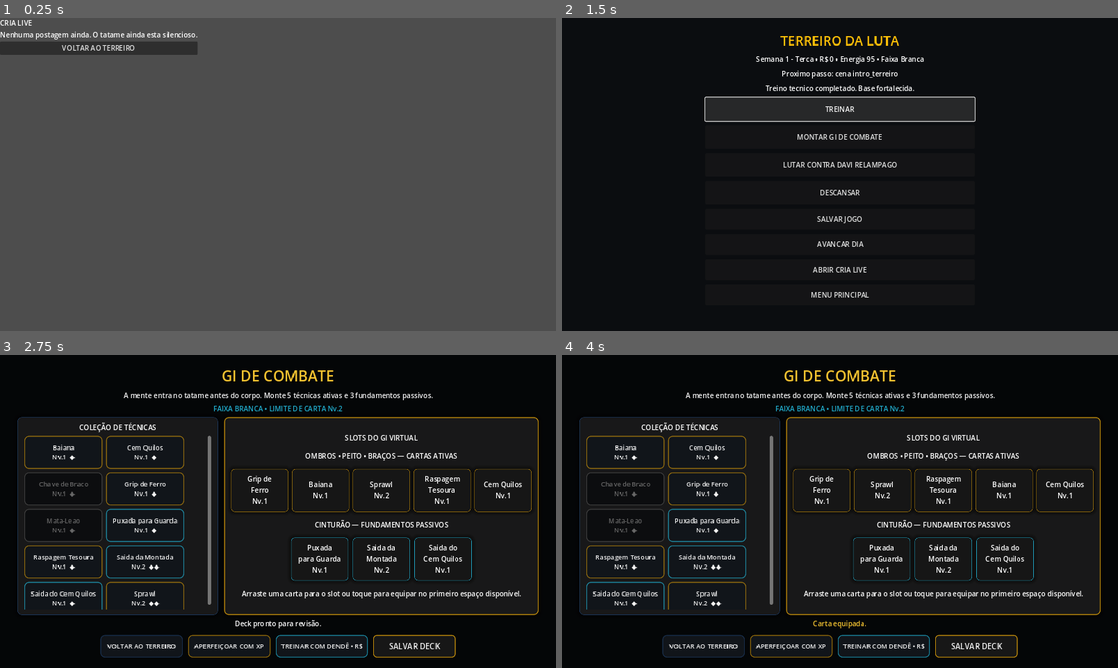
Above: before the commit, frames 1-4 (two rows, left to right).
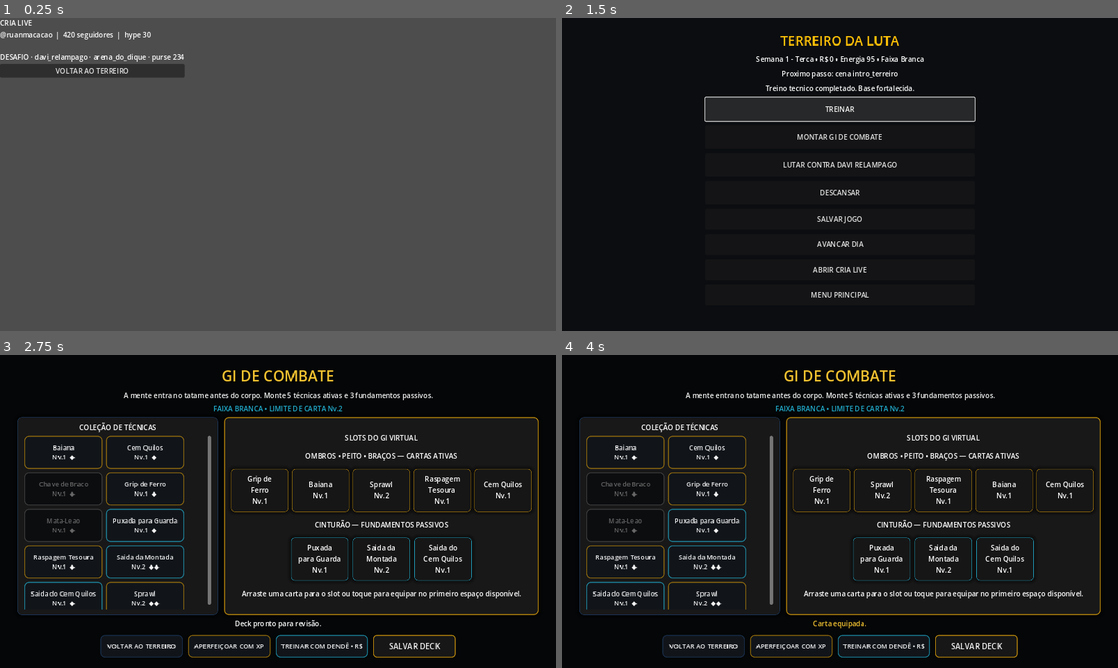
Above: after the commit, the same moments.

Repository: ringuemkt-rgb/cria-do-tatame
Game: Godot game, scene res://scenes/ui/CriaLiveUI.tscn
The game is run twice, just before and just after one commit, with the same random seed, the same clock (stepped at 60 frames per second) and the same inputs. This scene is started directly instead of the project's main scene.
Inputs:
- Up to frame 1 (0.25 s): no input
- Up to frame 2 (1.5 s): click "VOLTAR AO TERREIRO" at 0.5 s; click "TREINAR" at 1.25 s
- Up to frame 3 (2.75 s): click "MONTAR GI DE COMBATE" at 2 s
- Up to frame 4 (4 s): click "Baiana Nv.1 ◆" at 2.75 s; click "Cem Quilos Nv.1 ◆" at 3.5 s

The runs differ from the first frame. In frame 1, 3.4% of the frame differs, in the area x 0-36%, y 4-19%; in frame 2, less than 0.1%; in frame 3, less than 0.1%; in frame 4, less than 0.1%.

Commit message:
feat(crialive): surface v1 profile and proposal in existing UI

Diff:
--- a/scenes/ui/CriaLiveUI.gd
+++ b/scenes/ui/CriaLiveUI.gd
@@ -8,14 +8,42 @@
 	if has_node("Panel/Back"):
 		$Panel/Back.text = "VOLTAR AO TERREIRO"
 		$Panel/Back.pressed.connect(_on_back_pressed)
+	if has_node("/root/CriaLiveInteractionManager"):
+		CriaLiveInteractionManager.ensure_v1_seed_content()
 	_update_feed()
 
 func _update_feed() -> void:
 	if not has_node("Panel/Feed"):
 		return
-	var lines := []
-	for post in CriaLiveManager.get_feed():
-		lines.append("[%s] %s" % [post.get("tone", "post"), post.get("text", "")])
+	var lines: Array = []
+	if has_node("/root/CriaLiveInteractionManager"):
+		var social_state: Dictionary = CriaLiveInteractionManager.get_v1_state()
+		var profile: Dictionary = social_state.get("profile", {})
+		lines.append("@ruanmacacao  |  %d seguidores  |  hype %d" % [
+			int(profile.get("followers", 0)),
+			int(round(float(profile.get("hype", 0.0))))
+		])
+		lines.append("")
+		for card_value in CriaLiveInteractionManager.get_v1_feed():
+			if typeof(card_value) != TYPE_DICTIONARY:
+				continue
+			var card: Dictionary = card_value
+			var payload: Dictionary = card.get("payload", {})
+			if str(card.get("kind", "")) == "proposal":
+				lines.append("DESAFIO · %s · %s · purse %d" % [
+					str(payload.get("challenger", "rival")),
+					str(payload.get("venue", "arena")),
+					int(payload.get("purse", 0))
+				])
+			else:
+				lines.append("[%s] %s  ♥ %d" % [
+					str(payload.get("tone", "post")),
+					str(payload.get("caption", payload.get("text", ""))),
+					int(payload.get("likes", 0))
+				])
+	if lines.size() <= 2:
+		for post in CriaLiveManager.get_feed():
+			lines.append("[%s] %s" % [post.get("tone", "post"), post.get("text", "")])
 	$Panel/Feed.text = "\n".join(lines) if lines.size() > 0 else "Nenhuma postagem ainda. O tatame ainda esta silencioso."
 
 func _on_back_pressed() -> void:
